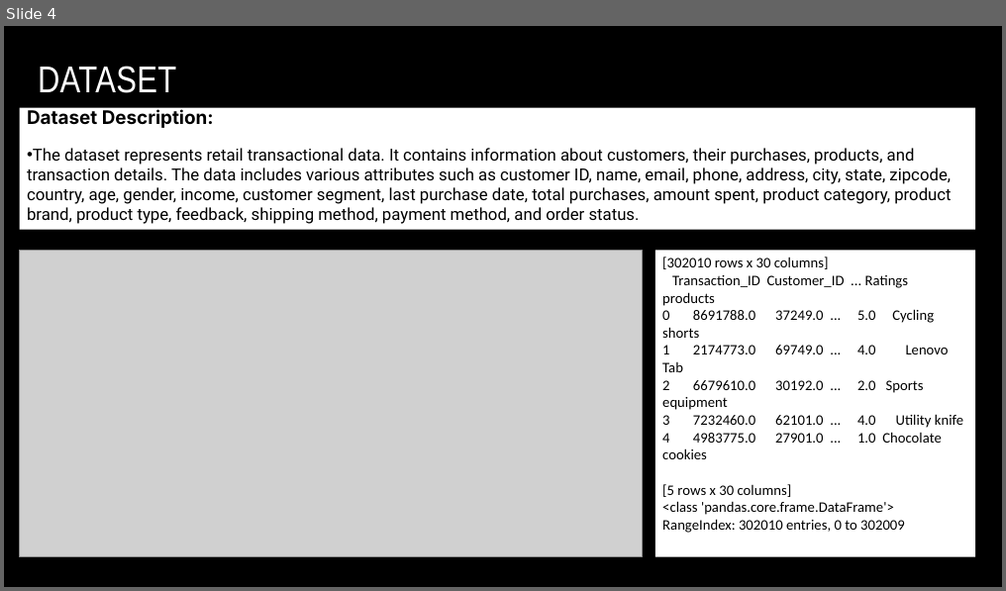
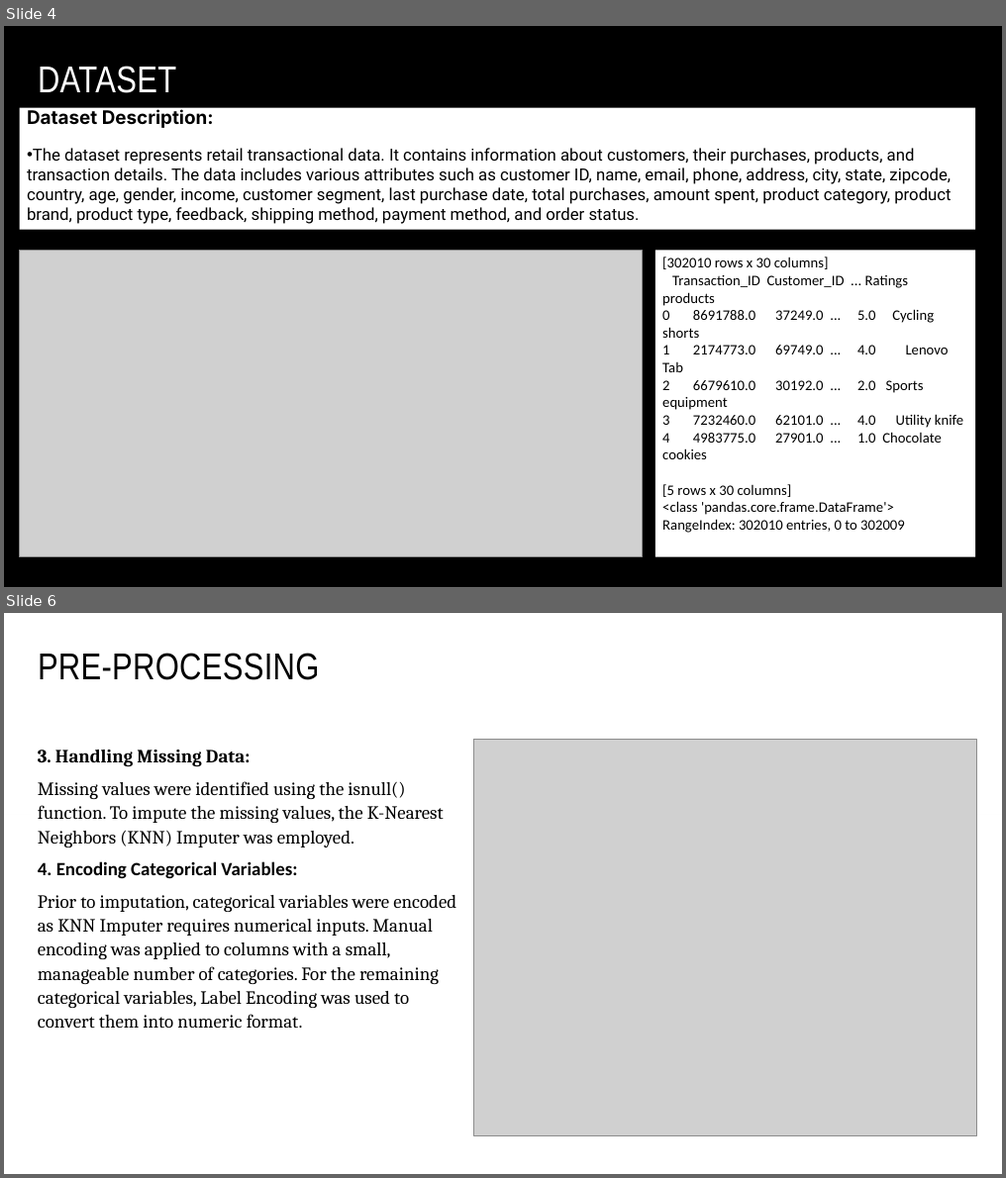
Before and after one commit to Becky139/Retail-Customer-Behavior-Analysis-using-Machine-Learning-Tableau, a slide deck: Team B Presentation.pptx. Shown one above the other, each under a label of ours: slide 4 before the commit, slides 4 and 6 after it; the slides between them are not shown. The pictures are 1006x591 and 1006x1178 pixels, drawn with LibreOffice and Linux fonts; fonts in the diff are those of the drawing; grey boxes stand for pictures; background and template pictures are left out. Boxes give left, top, right and bottom in pixels: in the first picture for what was removed or moved away, otherwise in the second. Text is boxed around its words. In the diff, an @@ line names an element or a change of style, - is before the commit and + after.

```diff
--- a/Team B Presentation.pptx
+++ b/Team B Presentation.pptx
@@ slide 6 added at <box>4,613,1002,1174</box>, background picture (left out) @@
@@ rectangle added at <box>4,613,1002,814</box>, fill gradient #FFFFFF @@
@@ title added at <box>38,653,319,680</box>, 36 pt, text #000000 @@
+PRE-PROCESSING
@@ text added at <box>38,750,456,1029</box>, 18 pt, text #000000 @@
+3. Handling Missing Data:
+Missing values were identified using the isnull() function. To impute the missing values, the K-Nearest Neighbors (KNN) Imputer was employed.
+4. Encoding Categorical Variables:
+Prior to imputation, categorical variables were encoded as KNN Imputer requires numerical inputs. Manual encoding was applied to columns with a small, manageable number of categories. For the remaining categorical variables, Label Encoding was used to convert them into numeric format.
@@ picture added at <box>474,740,977,1137</box> @@
```
Also in this commit, not shown: 1 slide changed, 2 other slides added.
